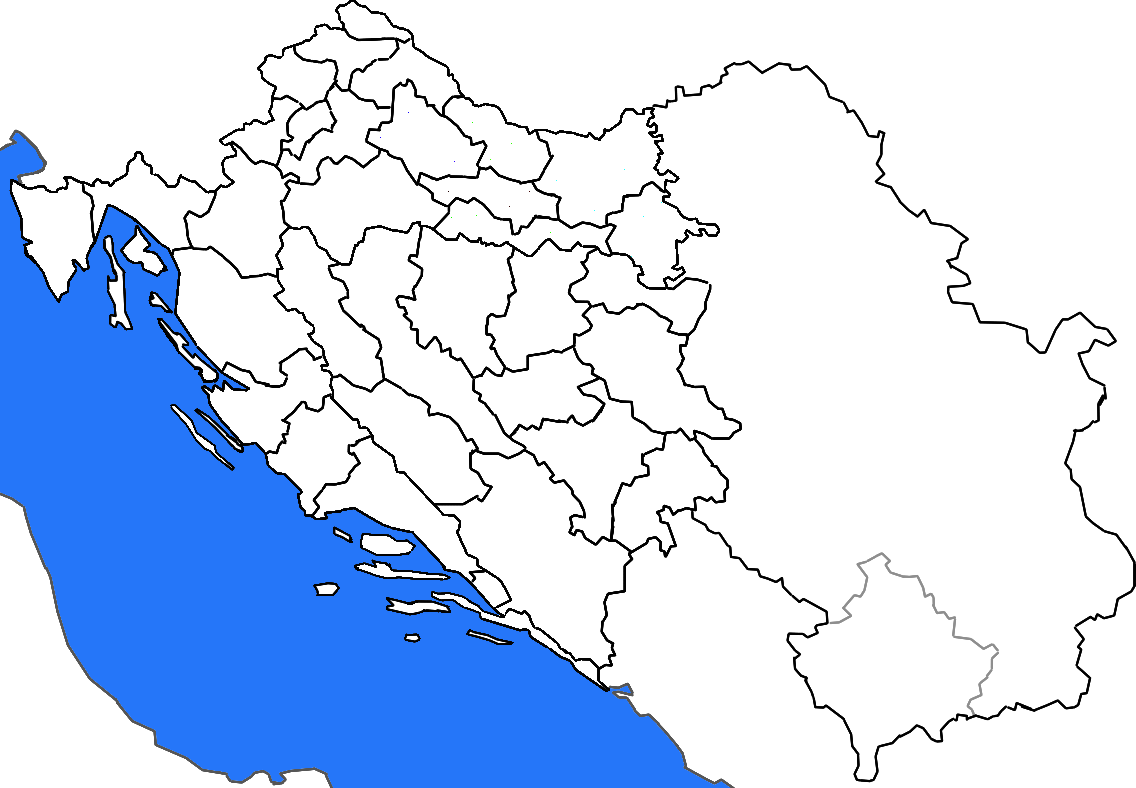
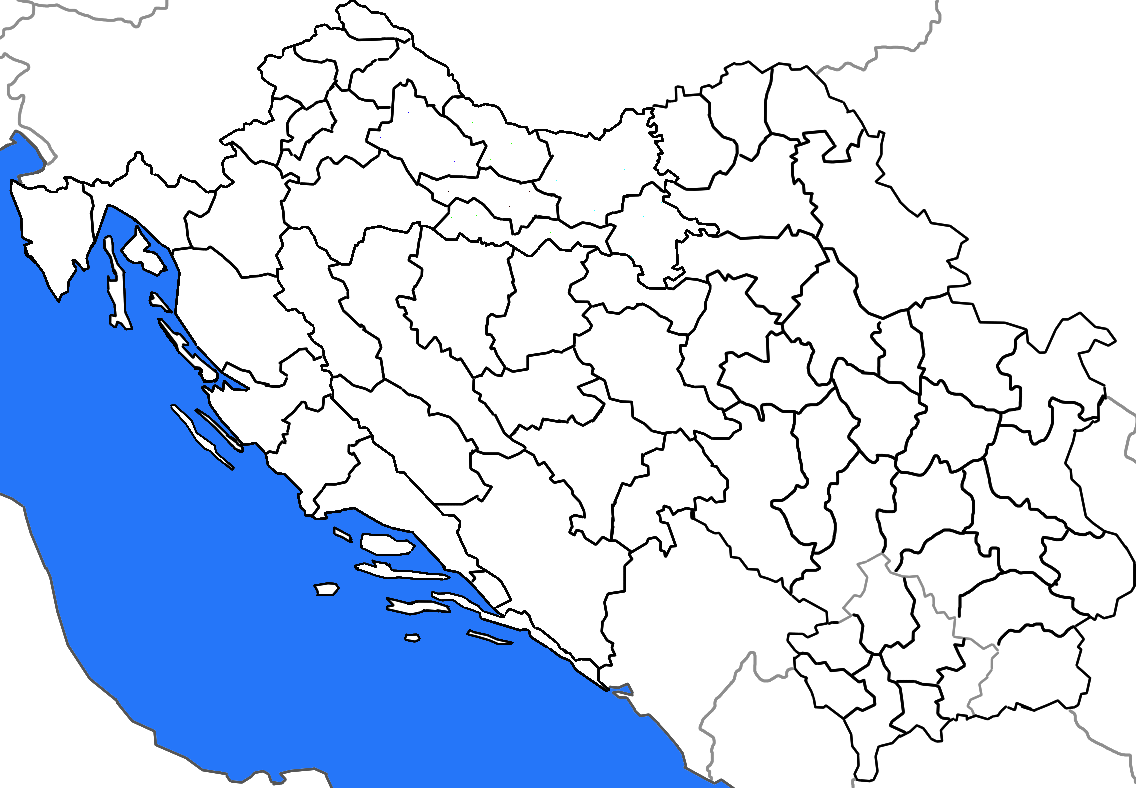
Revision of a layered 1136px x 788px image; what changed, layer by layer:
painted on "vode" over [0,0,1136,788]
painted on "Paint Layer 1" over [0,0,1136,788]
painted on "bg" over [0,0,1136,788]
